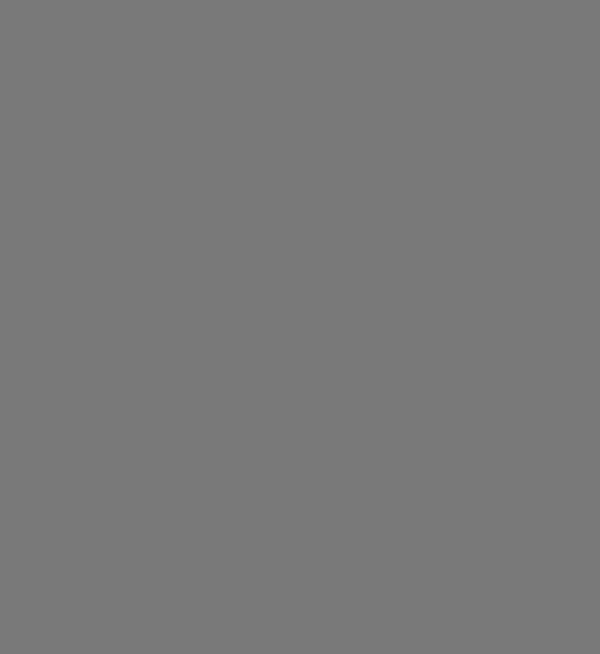
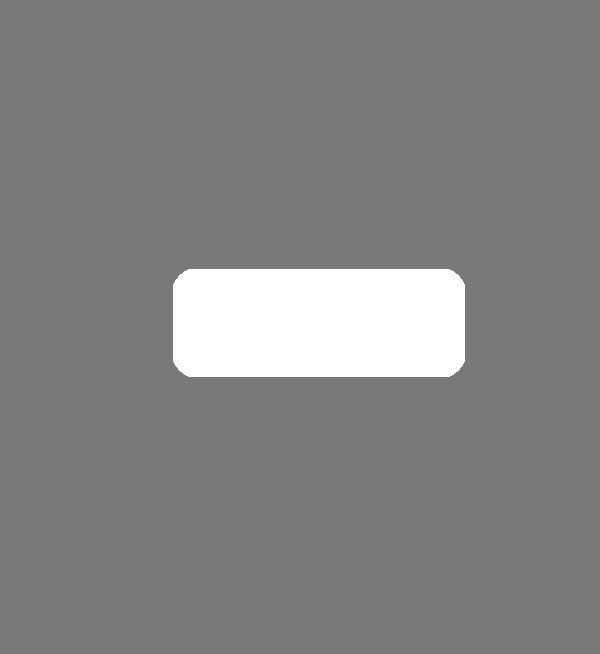
Two versions of the same layered image (600x654). Layer-by-layer changes:
showed group "menus" (48 layers) over [173, 269, 465, 377]
added layer "hexCodeBacking" in group "menus" over [173, 269, 465, 377]
added layer "hexCodeOutline" in group "menus" over [173, 269, 465, 377]
